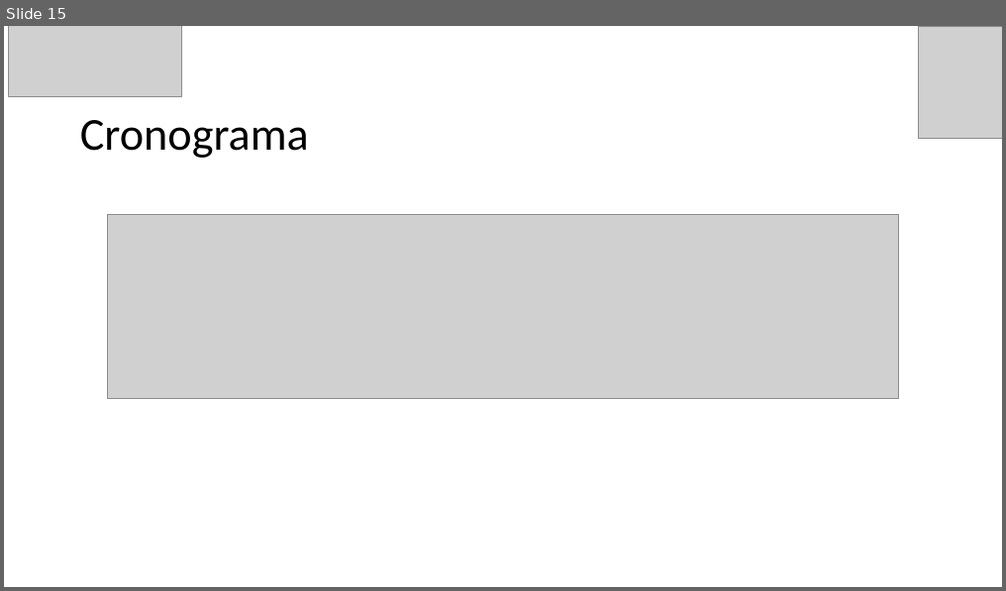
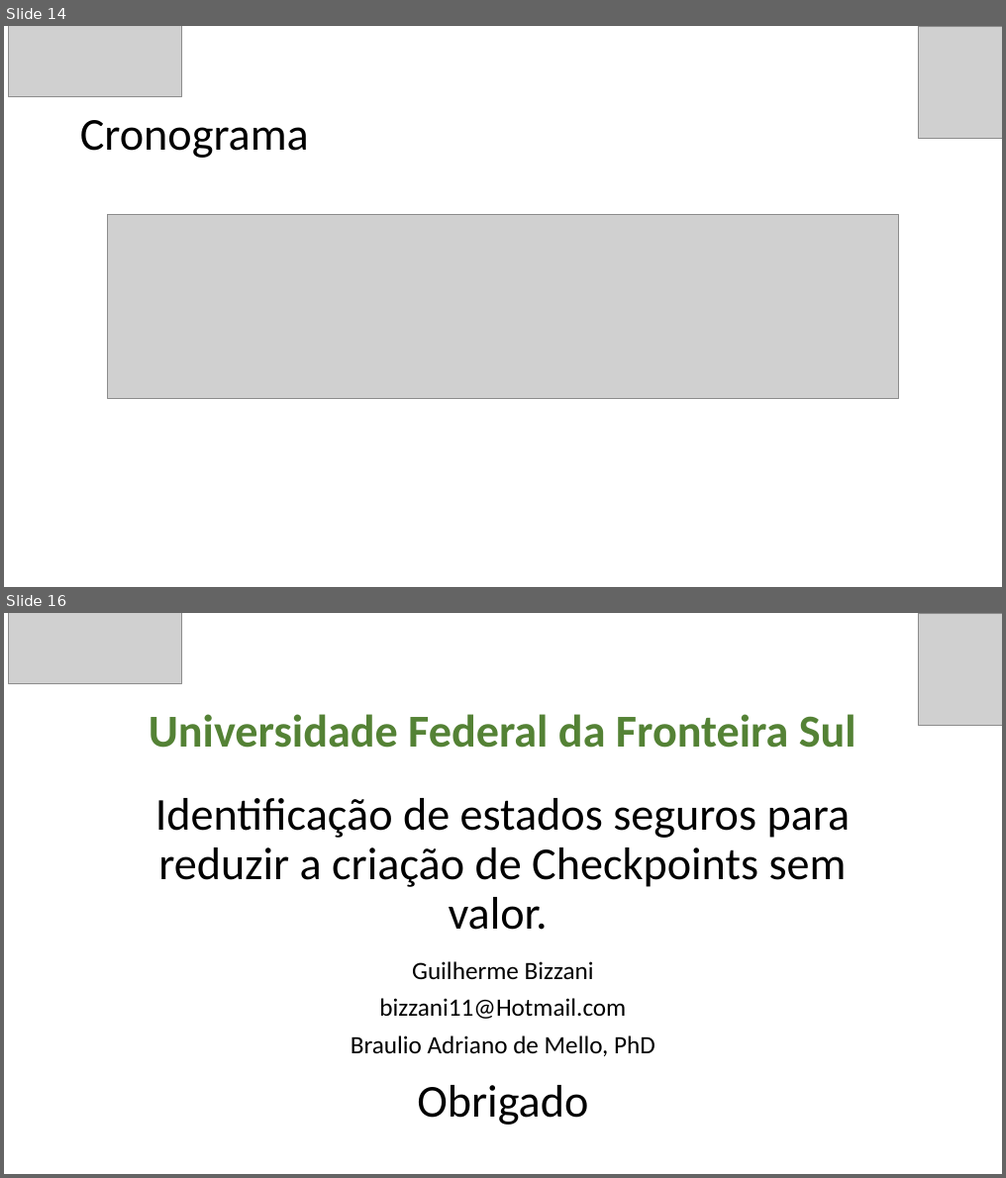
Before and after one commit to GuilhermeBizzani/TCC, a slide deck: Defesa Projeto.pptx. Shown one above the other, each under a label of ours: slide 15 before the commit, slides 14 and 16 after it; the slides between them are not shown. The pictures are 1006x591 and 1006x1178 pixels, drawn with LibreOffice and Linux fonts; fonts in the diff are those of the drawing; grey boxes stand for pictures. Boxes give left, top, right and bottom in pixels: in the first picture for what was removed or moved away, otherwise in the second. Text is boxed around its words. In the diff, an @@ line names an element or a change of style, - is before the commit and + after.

```diff
--- a/Defesa Projeto.pptx
+++ b/Defesa Projeto.pptx
@@ slide 16 added at bbox=[4, 613, 1002, 1174], background #FFFFFF @@
@@ picture added at bbox=[9, 613, 181, 683] @@
@@ picture added at bbox=[919, 613, 1002, 725] @@
@@ text added at bbox=[149, 714, 856, 748], 44 pt, text #548235, bold @@
+Universidade Federal da Fronteira Sul
@@ title added at bbox=[155, 798, 850, 930], 44 pt, text #000000 @@
+Identificação de estados seguros para reduzir a criação de Checkpoints sem valor.
@@ subtitle added at bbox=[350, 961, 655, 1057], 24 pt, text #000000 @@
+Guilherme Bizzani
+bizzani11@Hotmail.com
+Braulio Adriano de Mello, PhD
@@ text added at bbox=[417, 1085, 588, 1125], 44 pt, text #000000 @@
+Obrigado
@@ what was slide 15 is now slide 14 @@
```
Also in this commit, not shown: 4 slides changed, 1 slide removed.
